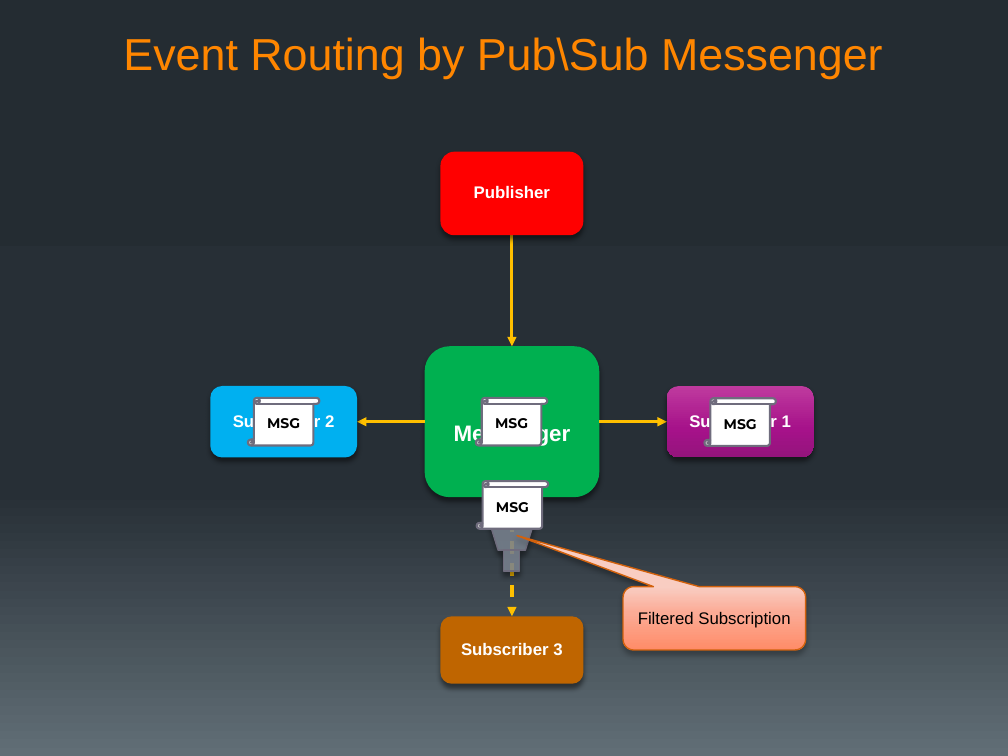
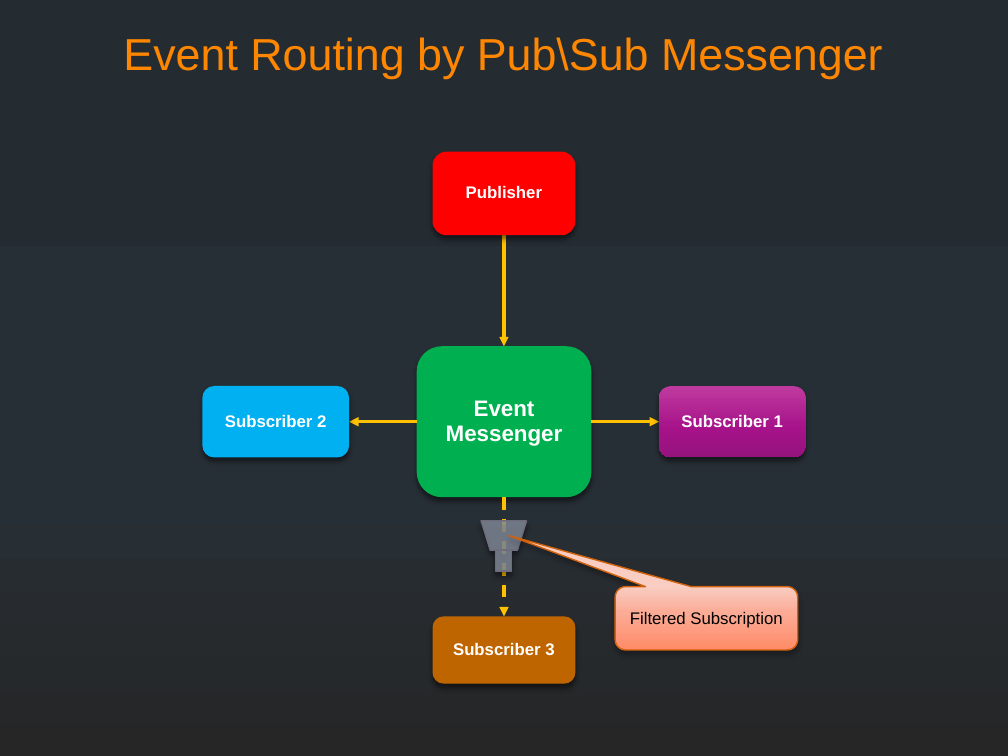
Before and after one commit to supermax/pubsub, a slide deck: slide 3 of docs/PubSub Messenger.pptx. Drawn at 1008x756 pixels with LibreOffice and Linux fonts; fonts in the diff are those of the drawing. Boxes give left, top, right and bottom in pixels: in the first picture for what was removed or moved away, otherwise in the second. Text is boxed around its words. In the diff, an @@ line names an element or a change of style, - is before the commit and + after.

```diff
--- a/docs/PubSub Messenger.pptx
+++ b/docs/PubSub Messenger.pptx
@@ background gradient #242C33 to #273037 to #636D76 to gradient #242C33 to #273037 to #262626 @@
@@ vertical scroll removed at <box>248,398,320,446</box> @@
-MSG
@@ vertical scroll removed at <box>476,398,547,446</box> @@
-MSG
@@ vertical scroll removed at <box>705,398,776,446</box> @@
-MSG
@@ vertical scroll removed at <box>477,481,548,528</box> @@
-MSG
@@ 9 freeform shapes, 1 rounded speech box, 1 flow chart manual operation: place and size @@
-9 freeform shapes, 1 rounded speech box, 1 flow chart manual operation at <box>211,151,814,683</box>
+9 freeform shapes, 1 rounded speech box, 1 flow chart manual operation at <box>203,151,806,683</box>
@@ rectangle: place and size @@
-rectangle at <box>503,550,519,572</box>
+rectangle at <box>496,550,512,572</box>
```
Also in this commit, not shown: 4 other slides changed, 1 slide added, 10 other files.
